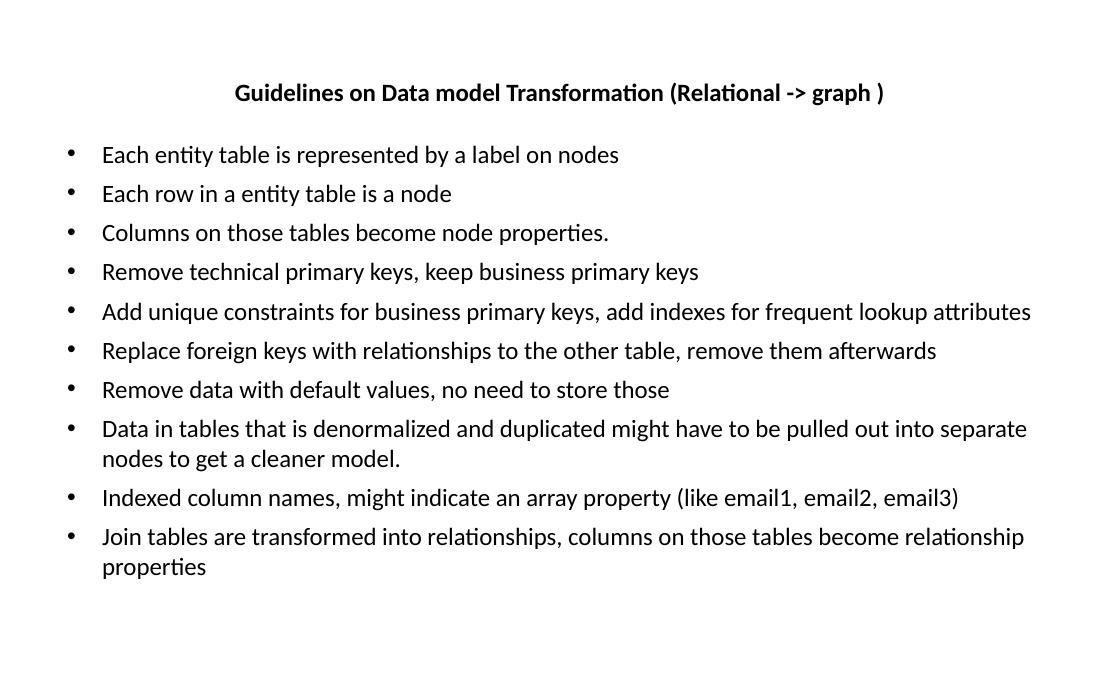
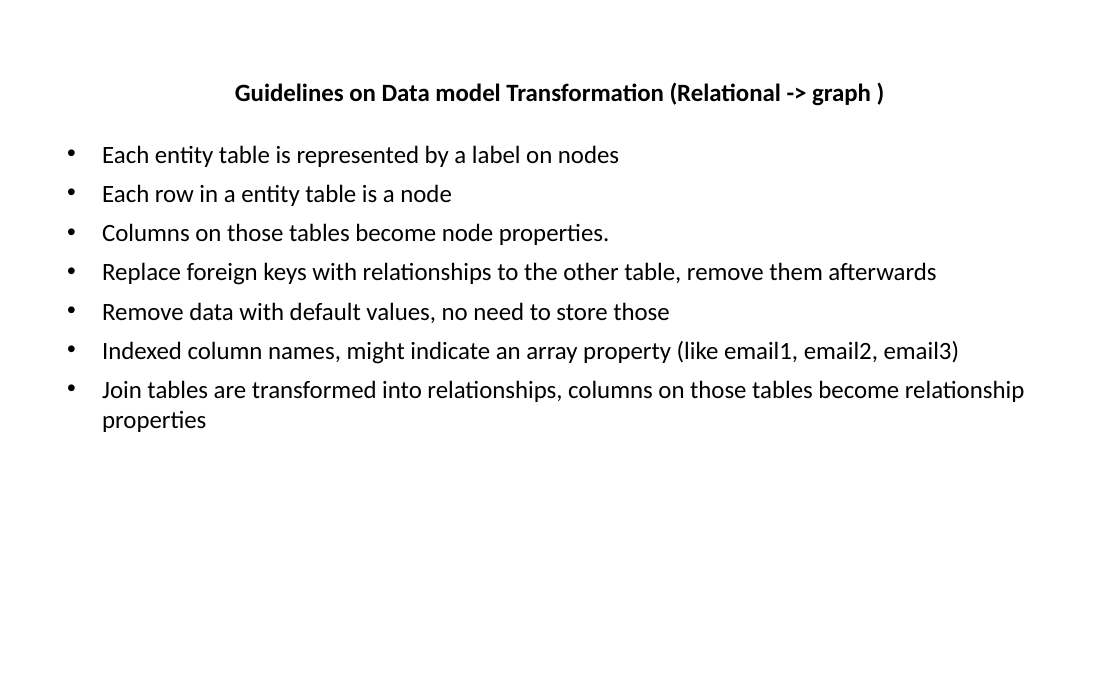
Before and after one commit to hogeschool/INFDEV026B, a slide deck: slide 34 of Lecture 5.pptx (slide 44 before the commit). Drawn at 1120x700 pixels with LibreOffice and Linux fonts; fonts in the diff are those of the drawing. Boxes give left, top, right and bottom in pixels: in the first picture for what was removed or moved away, otherwise in the second. Text is boxed around its words. In the diff, an @@ line names an element or a change of style, - is before the commit and + after.

Commit message:
Added Lecture5.pdf

```diff
--- a/Lecture 5.pptx
+++ b/Lecture 5.pptx
@@ text at <box>102,262,1031,324</box>: paragraphs removed @@
-• Remove technical primary keys, keep business primary keys
-• Add unique constraints for business primary keys, add indexes for frequent lookup attributes
@@ text at <box>102,419,1027,472</box>: paragraph removed @@
-• Data in tables that is denormalized and duplicated might have to be pulled out into separate nodes to get a cleaner model.
```
Also in this commit, not shown: 1 other slide changed, 2 slides added, 12 slides removed.
